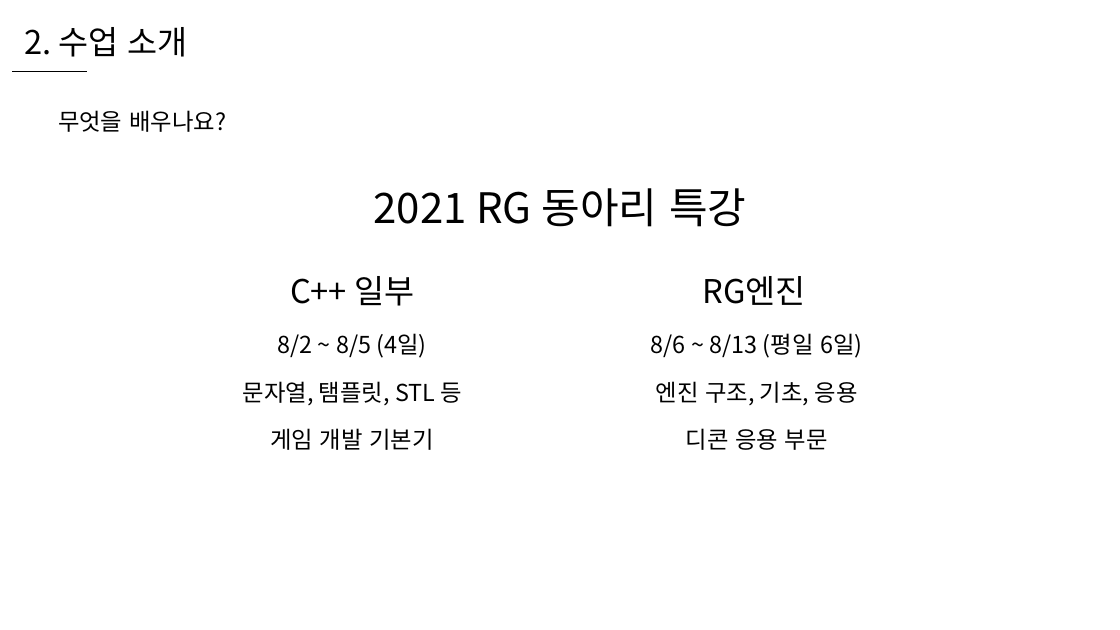
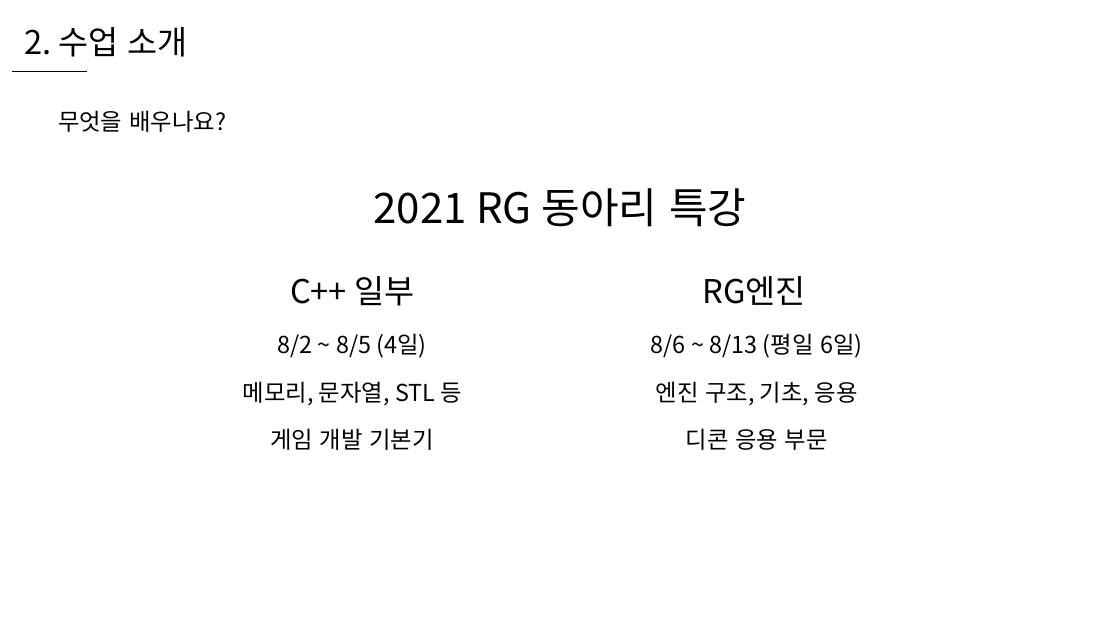
Before and after one commit to WooLyung/2021-RG-Lecture, a slide deck: slide 6 of 수업 자료/0 - 수업 소개.pptx. Drawn at 1120x630 pixels with LibreOffice and Linux fonts; fonts in the diff are those of the drawing. Boxes give left, top, right and bottom in pixels: in the first picture for what was removed or moved away, otherwise in the second. Text is boxed around its words. In the diff, an @@ line names an element or a change of style, - is before the commit and + after.

```diff
--- a/수업 자료/0 - 수업 소개.pptx
+++ b/수업 자료/0 - 수업 소개.pptx
@@ text at bbox=[243, 381, 461, 405]: text changed @@
-문자열, 탬플릿, STL 등
+메모리, 문자열, STL 등
```
Also in this commit, not shown: 3 other slides changed, 4 other files.
